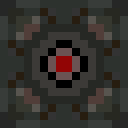
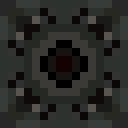
Layered file, before and after one edit (128px x 128px). Changes by layer:
painted on "图层 1" over [8, 8, 120, 120]
